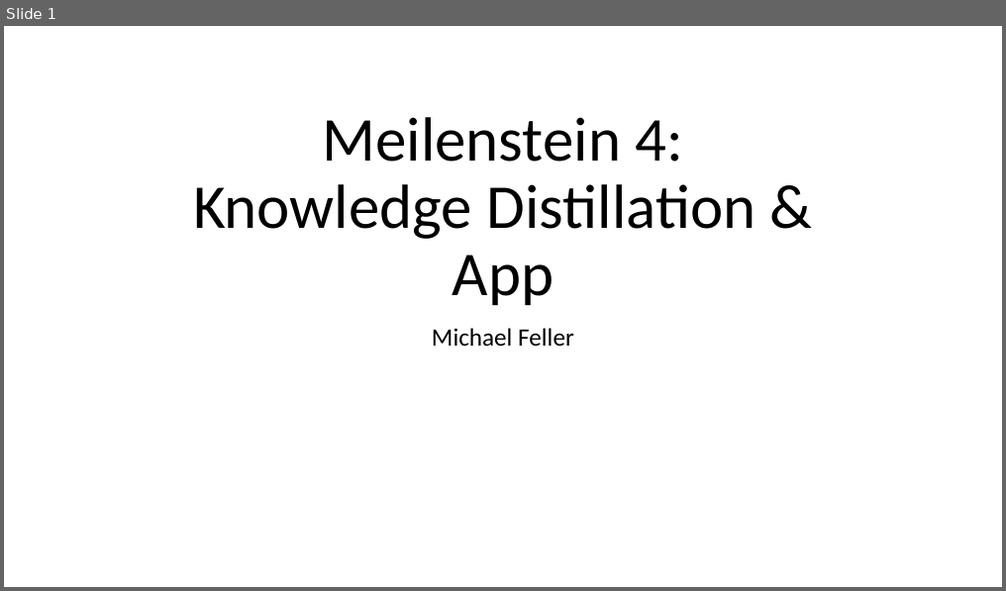
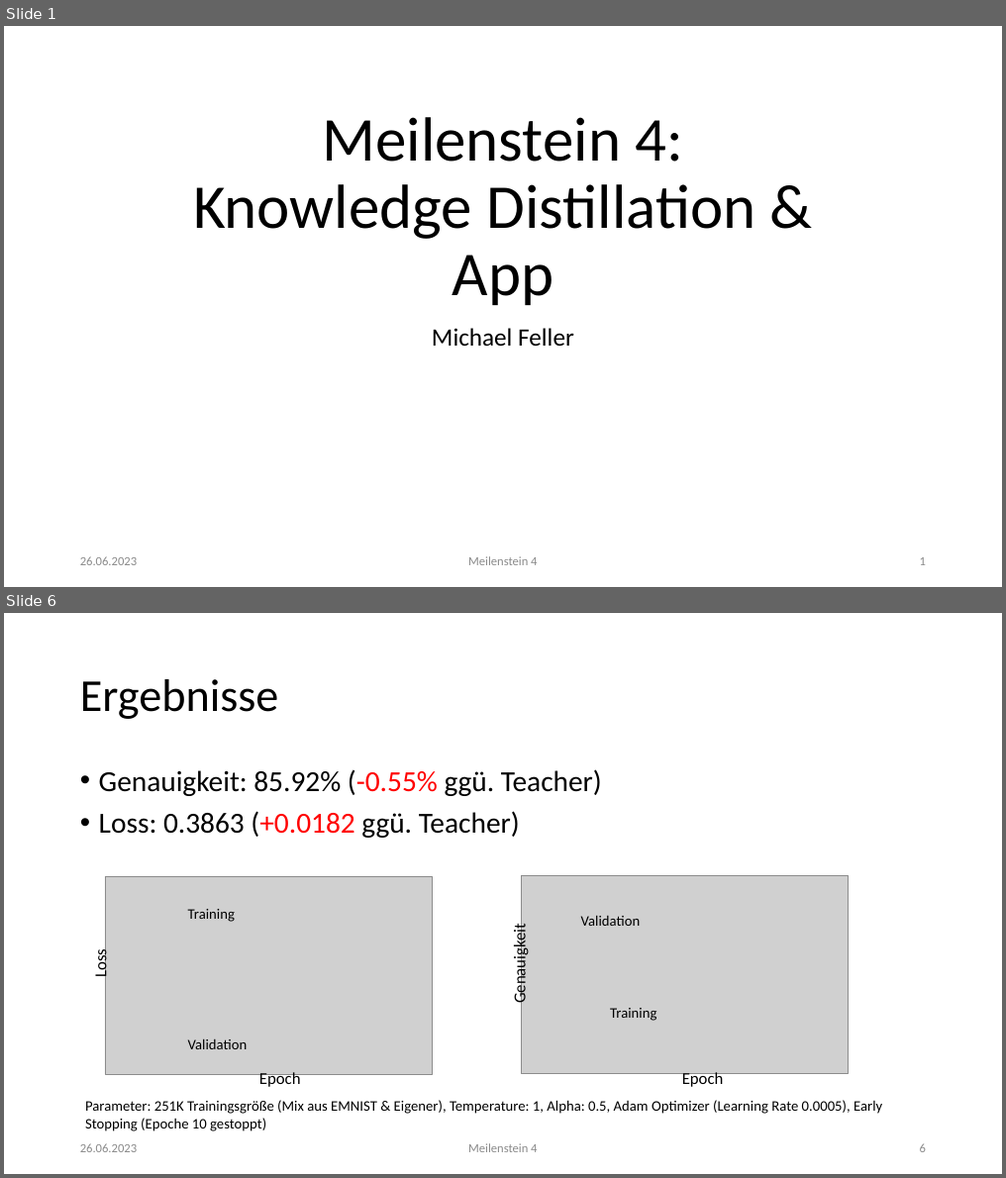
Before and after one commit to mfeller2000/DeepLearning-OCR-App, a slide deck: doc/meilensteine/MS4.pptx. Shown one above the other, each under a label of ours: slide 1 before the commit, slides 1 and 6 after it; the slides between them are not shown. The pictures are 1006x591 and 1006x1178 pixels, drawn with LibreOffice and Linux fonts; fonts in the diff are those of the drawing; grey boxes stand for pictures. Boxes give left, top, right and bottom in pixels: in the first picture for what was removed or moved away, otherwise in the second. Text is boxed around its words. In the diff, an @@ line names an element or a change of style, - is before the commit and + after.

```diff
--- a/doc/meilensteine/MS4.pptx
+++ b/doc/meilensteine/MS4.pptx
@@ slide 6 added at bbox=[4, 613, 1002, 1174], background #FFFFFF @@
@@ title added at bbox=[80, 679, 279, 719], 44 pt, text #000000 @@
+Ergebnisse
@@ text added at bbox=[99, 769, 602, 838], 28 pt, text #000000 @@
+• Genauigkeit: 85.92% (-0.55% ggü. Teacher)
+• Loss: 0.3863 (+0.0182 ggü. Teacher)
@@ picture added at bbox=[105, 876, 433, 1075] @@
@@ picture added at bbox=[522, 875, 848, 1074] @@
@@ text added at bbox=[188, 909, 235, 922], 14 pt, text #000000 @@
+Training
@@ text added at bbox=[510, 932, 530, 1002], 16 pt, text #000000 @@
+Genauigkeit
@@ text added at bbox=[581, 915, 641, 926], 14 pt, text #000000 @@
+Validation
@@ text added at bbox=[90, 952, 110, 978], 16 pt, text #000000 @@
+Loss
@@ text added at bbox=[610, 1008, 656, 1021], 14 pt, text #000000 @@
+Training
@@ text added at bbox=[188, 1039, 248, 1050], 14 pt, text #000000 @@
+Validation
@@ text added at bbox=[259, 1072, 301, 1088], 16 pt, text #000000 @@
+Epoch
@@ text added at bbox=[682, 1072, 724, 1087], 16 pt, text #000000 @@
+Epoch
@@ text added at bbox=[85, 1100, 882, 1132], 14 pt, text #000000 @@
+Parameter: 251K Trainingsgröße (Mix aus EMNIST & Eigener), Temperature: 1, Alpha: 0.5, Adam Optimizer (Learning Rate 0.0005), Early Stopping (Epoche 10 gestoppt)
@@ text added at bbox=[80, 1144, 137, 1153], 12 pt, text #8C8C8C @@
+26.06.2023
@@ text added at bbox=[468, 1144, 537, 1153], 12 pt, text #8C8C8C @@
+Meilenstein 4
@@ page number added at bbox=[920, 1144, 926, 1153], 12 pt, text #8C8C8C @@
+6
@@ slide 1 changed as well @@
@@ text added at bbox=[80, 557, 137, 566], 12 pt, text #8C8C8C @@
+26.06.2023
@@ text added at bbox=[468, 557, 537, 566], 12 pt, text #8C8C8C @@
+Meilenstein 4
@@ page number added at bbox=[920, 558, 926, 566], 12 pt, text #8C8C8C @@
+1
```
Also in this commit, not shown: 2 other slides changed, 11 other slides added, 17 other files.
